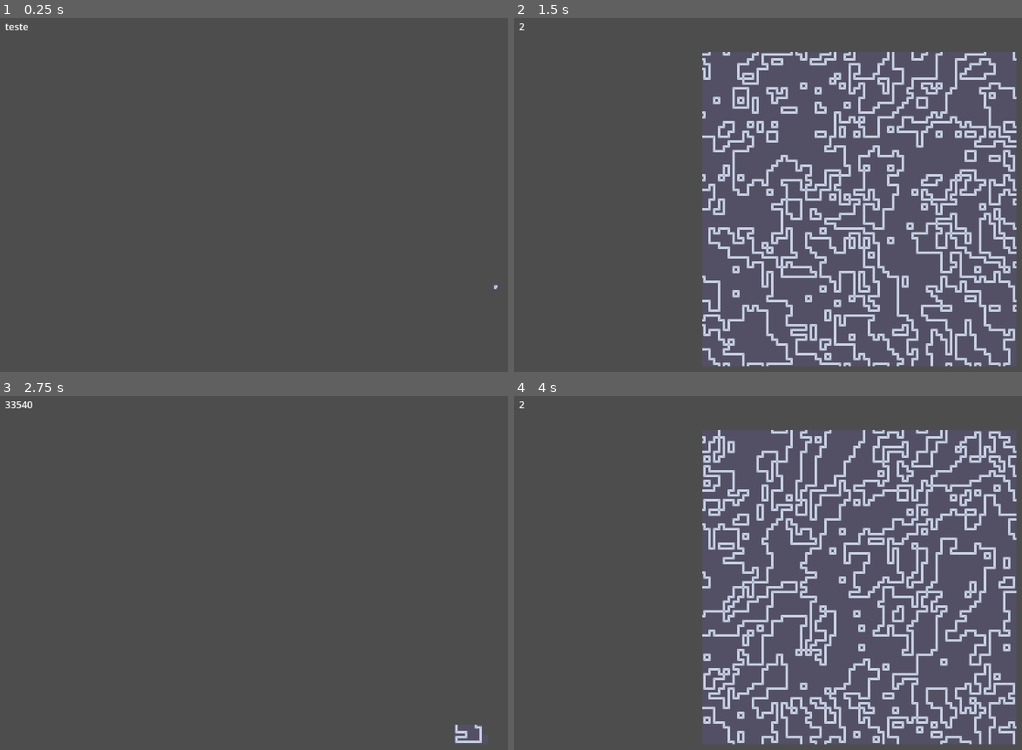
Above: before the commit, frames 1-4 (two rows, left to right).
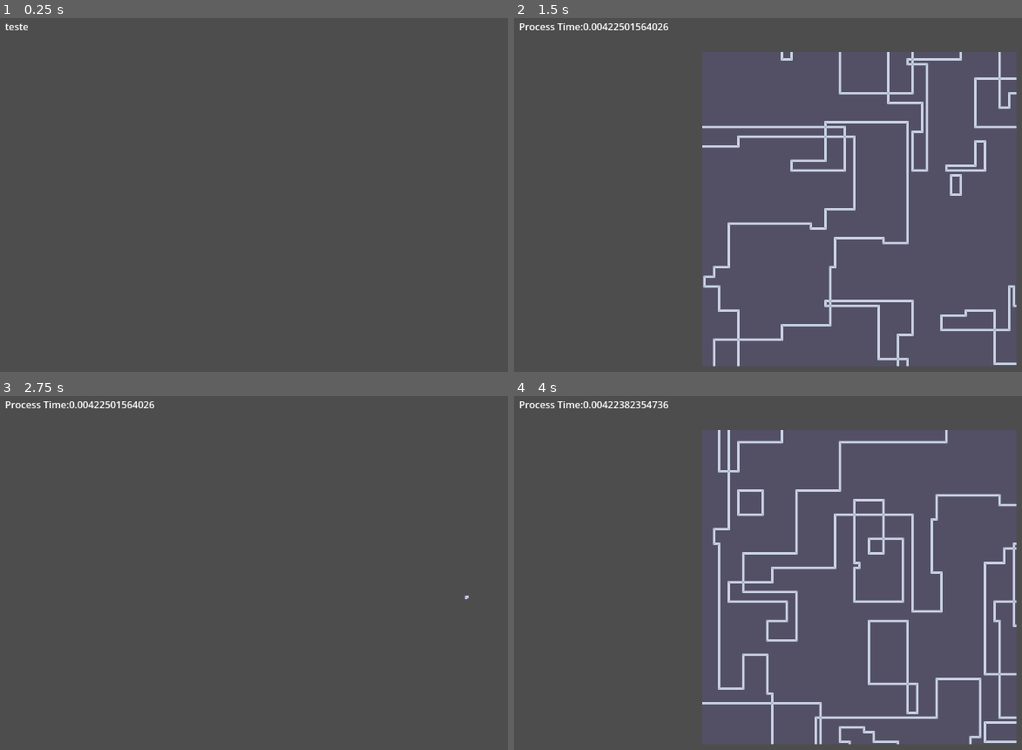
Above: after the commit, the same moments.

Repository: gecarval/wave-function-collapse
Game: Godot game, scene res://map.tscn
The game is run twice, just before and just after one commit, with the same random seed, the same clock (stepped at 60 frames per second) and the same inputs.
Inputs:
- Up to frame 1 (0.25 s): no input
- Up to frame 2 (1.5 s): tap Enter at 0.5 s; tap X (clear) at 0.6 s; tap C (collapse) at 0.8, 1.35 s; tap Space at 1.25 s
- Up to frame 3 (2.75 s): tap V (step) at 1.55 s; tap Enter at 2 s; hold V (step) from 2.03 s (still down); tap X (clear) at 2.3 s
- Up to frame 4 (4 s): release V (step) at 2.78 s; tap X (clear) at 2.85 s; tap C (collapse) at 3.05, 3.6 s; tap Space at 3.5 s; hold V (step) from 3.53 s (still down)

The runs differ from the first frame. In frame 1, less than 0.1% of the frame differs, in the area x 97-98%, y 75-77%; in frame 2, 16%; in frame 3, 0.5%; in frame 4, 17%, in the area x 1-99%, y 1-99%.

Commit message:
remove multithreading
-In the current state of the code the previous implementation of
multithreading is slower.

Diff:
--- a/Script/Classes/WaveFunction2D.gd
+++ b/Script/Classes/WaveFunction2D.gd
@@ -10,20 +10,7 @@
 var wave_node_array: Array[WaveNode2D]
 var tile_map_possibilities: Dictionary
 var possible_connections: Array[int]
-
-
-func initialize_tile_map_possibilities() -> void:
-	for x in range(-map_size.x, map_size.x + 1):
-		for y in range(-map_size.y, map_size.y + 1):
-			var coord: Vector2i = Vector2i(x, y)
-			var possibilities: Array[Vector2i] = []
-			for wave_node in wave_node_array:
-				var node_vec: Vector2i = Vector2i(
-					wave_node.tile_coords.x,
-					wave_node.tile_coords.y
-				)
-				possibilities.append(node_vec)
-			tile_map_possibilities[coord] = possibilities
+var switch: bool = false
 
 
 func generate_wave_nodes() -> void:
@@ -44,6 +31,24 @@
 							unique_connections[connection] = true
 							possible_connections.append(connection)
 	possible_connections.sort()
+
+
+func initialize_tile_map_possibilities() -> void:
+	for x in range(-map_size.x, map_size.x + 1):
+		for y in range(-map_size.y, map_size.y + 1):
+			var coord: Vector2i = Vector2i(x, y)
+			var possibilities: Array[Vector2i] = []
+			for wave_node in wave_node_array:
+				var node_vec: Vector2i = Vector2i(
+					wave_node.tile_coords.x,
+					wave_node.tile_coords.y
+				)
+				possibilities.append(node_vec)
+			tile_map_possibilities[coord] = possibilities
+
+
+func _init() -> void:
+	generate_wave_nodes()
 	initialize_tile_map_possibilities()
 
 
@@ -69,6 +74,24 @@
 		if pos == wave_node.tile_coords:
 			wave_node = new_wave_node
 	return true
+
+
+func select_collapsing_node(pos: Vector2i) -> WaveNode2D:
+	# Randomly select a final node
+	var total_weight: float = 0.0
+	for node_coords in tile_map_possibilities[pos]:
+		var node = get_wave_node(node_coords)
+		total_weight += node.spawn_weight
+
+	var random_value: float = randf() * total_weight
+	var cumulative_weight: float = 0.0
+	for node_coords in tile_map_possibilities[pos]:
+		var node = get_wave_node(node_coords)
+		cumulative_weight += node.spawn_weight
+		if random_value < cumulative_weight:
+			return node
+	# Fallback in case of rounding errors
+	return null
 
 
 func west_connection(new_node: WaveNode2D) -> Array[Vector3i]:
@@ -170,32 +193,11 @@
 				possible_nodes_south[i].z == 1
 		):
 			final_nodes.append(wave_node_array[i].tile_coords)
-
 	tile_map_possibilities[pos] = final_nodes
 	# Return false if no valid nodes found
 	if final_nodes.size() == tile_map_possibilities[pos].size():
 		return false
-	if final_nodes.is_empty():
-		return false
 	return true
-
-
-func select_collapsing_node(pos: Vector2i) -> WaveNode2D:
-	# Randomly select a final node
-	var total_weight: float = 0.0
-	for node_coords in tile_map_possibilities[pos]:
-		var node = get_wave_node(node_coords)
-		total_weight += node.spawn_weight
-
-	var random_value: float = randf() * total_weight
-	var cumulative_weight: float = 0.0
-	for node_coords in tile_map_possibilities[pos]:
-		var node = get_wave_node(node_coords)
-		cumulative_weight += node.spawn_weight
-		if random_value < cumulative_weight:
-			return node
-	# Fallback in case of rounding errors
-	return null
 
 
 func propagate(pos: Vector2i):
@@ -216,6 +218,7 @@
 
 
 func collapse():
+	var time: float = Time.get_unix_time_from_system()
 	while true:
 		# Step 1: Find position with minimal entropy
 		var min_entropy: int = wave_node_array.size() + 1  # Larger than any possible size initially
@@ -249,33 +252,15 @@
 		tile_map_possibilities[entropy_pos].clear()
 
 		if label != null:
-			label.text = str(total_entropy)
+			label.text = "Process Time:" + str(Time.get_unix_time_from_system() - time)
 		# Step 4: Propagate constraints to neighbors
-		var thread01: Thread = Thread.new()
-		var thread02: Thread = Thread.new()
-		var thread03: Thread = Thread.new()
-		var thread04: Thread = Thread.new()
-		thread01.start(propagate.bind(entropy_pos + Vector2i(0, -1)))
-		thread02.start(propagate.bind(entropy_pos + Vector2i(1, 0)))
-		thread03.start(propagate.bind(entropy_pos + Vector2i(0, 1)))
-		thread04.start(propagate.bind(entropy_pos + Vector2i(-1, 0)))
-		thread01.wait_to_finish()
-		thread02.wait_to_finish()
-		thread03.wait_to_finish()
-		thread04.wait_to_finish()
-
-
-func random_collapse() -> void:
-	var random_pos: Vector2i = Vector2i(randi() % map_size.x, randi() % map_size.y)
-	tile_map_layer.set_cell(random_pos, source_id, Vector2i.ZERO, alternative_tile)
-	tile_map_possibilities[random_pos].clear()
-	propagate(random_pos + Vector2i(0, -1))
-	propagate(random_pos + Vector2i(1, 0))
-	propagate(random_pos + Vector2i(0, 1))
-	propagate(random_pos + Vector2i(-1, 0))
-
-
-func step_collapse() -> void:
+		propagate(entropy_pos + Vector2i(0, -1))
+		propagate(entropy_pos + Vector2i(1, 0))
+		propagate(entropy_pos + Vector2i(0, 1))
+		propagate(entropy_pos + Vector2i(-1, 0))
+
+
+func step_collapse() -> bool:
 	# Step 1: Find position with minimal entropy
 	var min_entropy: int = wave_node_array.size() + 1  # Larger than any possible size initially
 	var entropy_pos: Vector2i = Vector2i.ZERO
@@ -291,51 +276,51 @@
 				min_entropy = pos_size
 				entropy_pos = pos
 				has_unset_tiles = true
-			elif pos_size == min_entropy and randi() % 2:
+			elif pos_size == min_entropy and randi() % 2 == 0:
 				min_entropy = pos_size
 				entropy_pos = pos
 
 	# Step 2: Check termination conditions
 	if total_entropy == 0 or not has_unset_tiles:
 		print("Tilemap fully collapsed")
-		return
+		return true
 
 	# Step 3: Select and set a tile
 	var setter_node: WaveNode2D = select_collapsing_node(entropy_pos)
 	if setter_node == null:
 		print("Contradiction at position ", entropy_pos, ": No valid tile available")
-		return  # Stop on contradiction; backtracking could be added here
+		return false  # Stop on contradiction; backtracking could be added here
 
 	# Set the tile and clear possibilities
 	tile_map_layer.set_cell(entropy_pos, source_id, setter_node.tile_coords, alternative_tile)
 	tile_map_possibilities[entropy_pos].clear()
 
 	if label != null:
-		label.text = str(total_entropy)
+		label.text = "Current Total Entropy: " + str(total_entropy)
 	# Step 4: Propagate constraints to neighbors
-	var thread01: Thread = Thread.new()
-	var thread02: Thread = Thread.new()
-	var thread03: Thread = Thread.new()
-	var thread04: Thread = Thread.new()
-	thread01.start(propagate.bind(entropy_pos + Vector2i(0, -1)))
-	thread02.start(propagate.bind(entropy_pos + Vector2i(1, 0)))
-	thread03.start(propagate.bind(entropy_pos + Vector2i(0, 1)))
-	thread04.start(propagate.bind(entropy_pos + Vector2i(-1, 0)))
-	thread01.wait_to_finish()
-	thread02.wait_to_finish()
-	thread03.wait_to_finish()
-	thread04.wait_to_finish()
-
-
-func _ready() -> void:
-	generate_wave_nodes()
-	initialize_tile_map_possibilities()
-	random_collapse()
-
-
-func _process(_delta: float) -> void:
-	if Input.is_action_pressed("step"):
-		step_collapse()
+	propagate(entropy_pos + Vector2i(0, -1))
+	propagate(entropy_pos + Vector2i(1, 0))
+	propagate(entropy_pos + Vector2i(0, 1))
+	propagate(entropy_pos + Vector2i(-1, 0))
+	return false
+
+
+func random_collapse():
+	var random_pos: Vector2i = Vector2i(randi() % map_size.x, randi() % map_size.y)
+	tile_map_layer.set_cell(random_pos, source_id, Vector2i.ZERO, alternative_tile)
+	tile_map_possibilities[random_pos].clear()
+	propagate(random_pos + Vector2i(0, -1))
+	propagate(random_pos + Vector2i(1, 0))
+	propagate(random_pos + Vector2i(0, 1))
+	propagate(random_pos + Vector2i(-1, 0))
+
+
+func process_control() -> void:
+	if Input.is_action_just_pressed("step"):
+		switch = not switch
+	if switch:
+		if (step_collapse()):
+			switch = false
 	if Input.is_action_just_pressed("collapse"):
 		collapse()
 	if Input.is_action_just_pressed("clear"):
--- a/map.tscn
+++ b/map.tscn
@@ -1,7 +1,7 @@
 [gd_scene load_steps=10 format=3 uid="uid://bxwr3mfdsak5l"]
 
+[ext_resource type="Script" uid="uid://udrh5a8002t5" path="res://wave_function_2d.gd" id="1_urblq"]
 [ext_resource type="Texture2D" uid="uid://dgbj8ge3g0mti" path="res://Assets/Tilemap/Style F/tilemap_packed.png" id="1_wijl4"]
-[ext_resource type="Script" uid="uid://cjqx1o2nxh7cq" path="res://Script/Classes/WaveFunction2D.gd" id="3_e0an3"]
 [ext_resource type="Texture2D" uid="uid://bdtxgalcady50" path="res://Assets/Tilemap/Style C/tilemap_packed.png" id="3_p5pve"]
 [ext_resource type="Texture2D" uid="uid://6wge1s7yrv78" path="res://Assets/Tilemap/Style A/tilemap_packed.png" id="4_urblq"]
 [ext_resource type="Script" uid="uid://bkj67xypp8cq1" path="res://Script/Classes/WaveNode2D.gd" id="5_urblq"]
@@ -104,7 +104,7 @@
 [node name="Camera2D" type="Camera2D" parent="."]
 
 [node name="WaveFunction2D" type="Node2D" parent="." node_paths=PackedStringArray("tile_map_layer", "wave_node_cluster", "label")]
-script = ExtResource("3_e0an3")
+script = ExtResource("1_urblq")
 source_id = 2
 tile_map_layer = NodePath("TileMapLayer")
 wave_node_cluster = NodePath("WaveNode")
@@ -119,7 +119,7 @@
 [node name="Ground" type="Node2D" parent="WaveFunction2D/WaveNode"]
 script = ExtResource("5_urblq")
 tile_coords = Vector2i(4, 2)
-spawn_weight = 100.0
+spawn_weight = 200.0
 valid_north_connection = Array[int]([0])
 valid_south_connection = Array[int]([0])
 valid_west_connection = Array[int]([0])
@@ -147,6 +147,7 @@
 [node name="WSCurve" type="Node2D" parent="WaveFunction2D/WaveNode"]
 script = ExtResource("5_urblq")
 tile_coords = Vector2i(2, 0)
+spawn_weight = 1.0
 valid_north_connection = Array[int]([0])
 valid_south_connection = Array[int]([1])
 valid_west_connection = Array[int]([1])
@@ -155,6 +156,7 @@
 
 [node name="ESCurve" type="Node2D" parent="WaveFunction2D/WaveNode"]
 script = ExtResource("5_urblq")
+spawn_weight = 1.0
 valid_north_connection = Array[int]([0])
 valid_south_connection = Array[int]([1])
 valid_west_connection = Array[int]([0])
@@ -164,6 +166,7 @@
 [node name="WNCurve" type="Node2D" parent="WaveFunction2D/WaveNode"]
 script = ExtResource("5_urblq")
 tile_coords = Vector2i(2, 2)
+spawn_weight = 1.0
 valid_north_connection = Array[int]([1])
 valid_south_connection = Array[int]([0])
 valid_west_connection = Array[int]([1])
@@ -173,6 +176,7 @@
 [node name="ENCurve" type="Node2D" parent="WaveFunction2D/WaveNode"]
 script = ExtResource("5_urblq")
 tile_coords = Vector2i(0, 2)
+spawn_weight = 1.0
 valid_north_connection = Array[int]([1])
 valid_south_connection = Array[int]([0])
 valid_west_connection = Array[int]([0])
--- /dev/null
+++ b/wave_function_2d.gd
@@ -0,0 +1,15 @@
+extends WaveFunction2D
+
+
+# Called when the node enters the scene tree for the first time.
+func _ready() -> void:
+	_init()
+	pass # Replace with function body.
+
+
+# Called every frame. 'delta' is the elapsed time since the previous frame.
+func _process(delta: float) -> void:
+	pass
+
+func _physics_process(delta: float) -> void:
+	process_control()
Not shown, added: wave_function_2d.gd.uid
